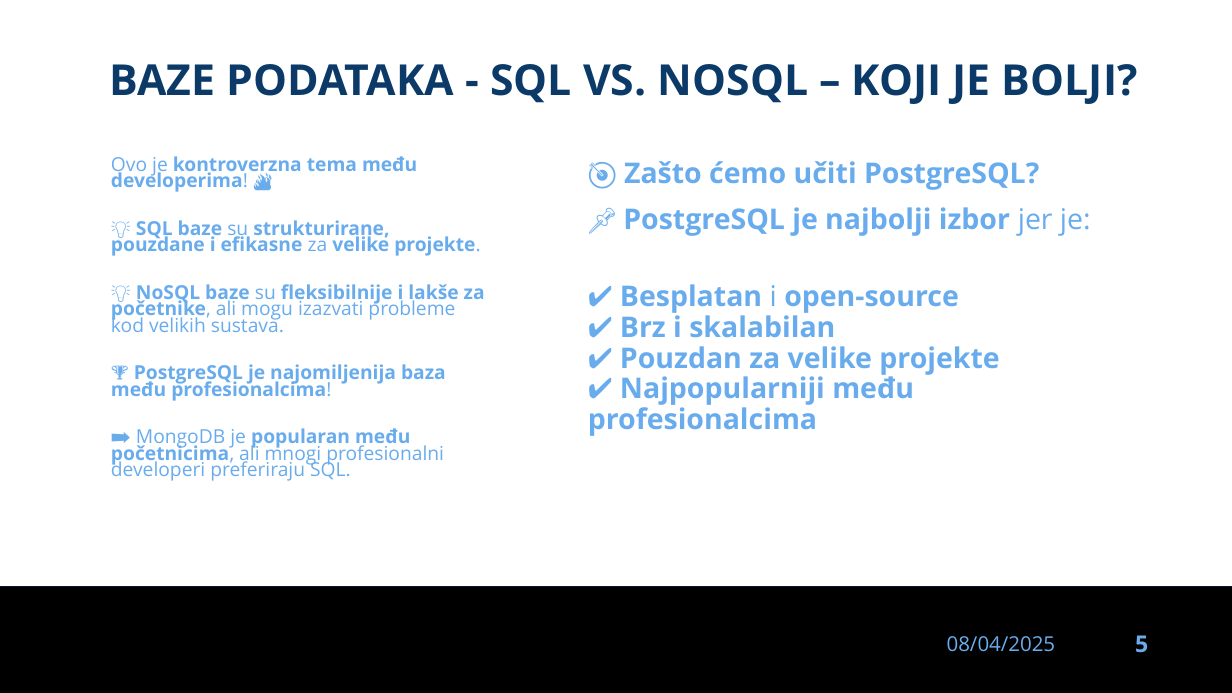
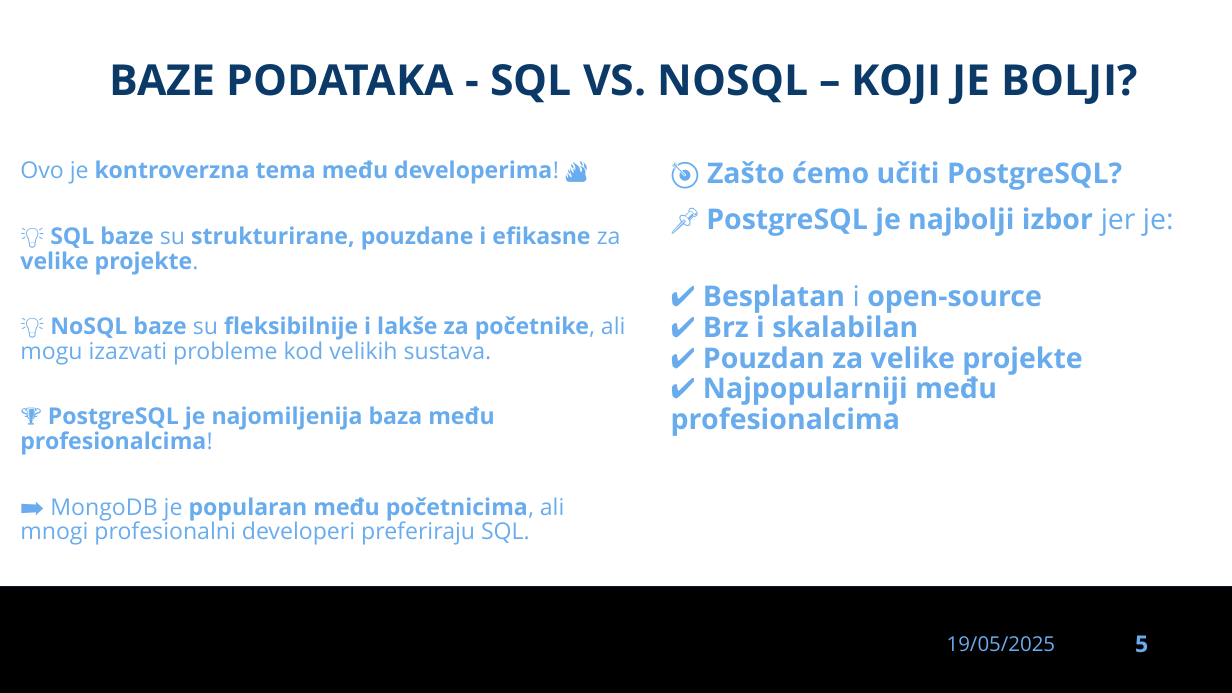
Before and after one commit to dinoDuvnjak/CTK, a slide deck: slide 5 of Bootcamp/DB-uvod/DB-uvod.pptx. Drawn at 1232x693 pixels with LibreOffice and Linux fonts; fonts in the diff are those of the drawing; background and template pictures are left out. Boxes give left, top, right and bottom in pixels: in the first picture for what was removed or moved away, otherwise in the second. Text is boxed around its words. In the diff, an @@ line names an element or a change of style, - is before the commit and + after.

```diff
--- a/Bootcamp/DB-uvod/DB-uvod.pptx
+++ b/Bootcamp/DB-uvod/DB-uvod.pptx
@@ text "Ovo je kontroverzna tema među ...": place and size @@
-text "Ovo je kontroverzna tema među ..." at (111, 156, 485, 481)
+text "Ovo je kontroverzna tema među ..." at (20, 160, 626, 545)
@@ text "Ovo je kontroverzna tema među ..." at (20, 160, 626, 545): size 15 to 18 pt; line spacing 0.7 to 0.9 @@
@@ text "🎯 Zašto ćemo učiti PostgreSQL?": place and size @@
-text "🎯 Zašto ćemo učiti PostgreSQL?" at (588, 161, 1091, 436)
+text "🎯 Zašto ćemo učiti PostgreSQL?" at (671, 161, 1174, 436)
@@ text at (947, 636, 1056, 652): text changed @@
-08/04/2025
+19/05/2025
```
Also in this commit, not shown: 30 other slides changed, 37 other files.
